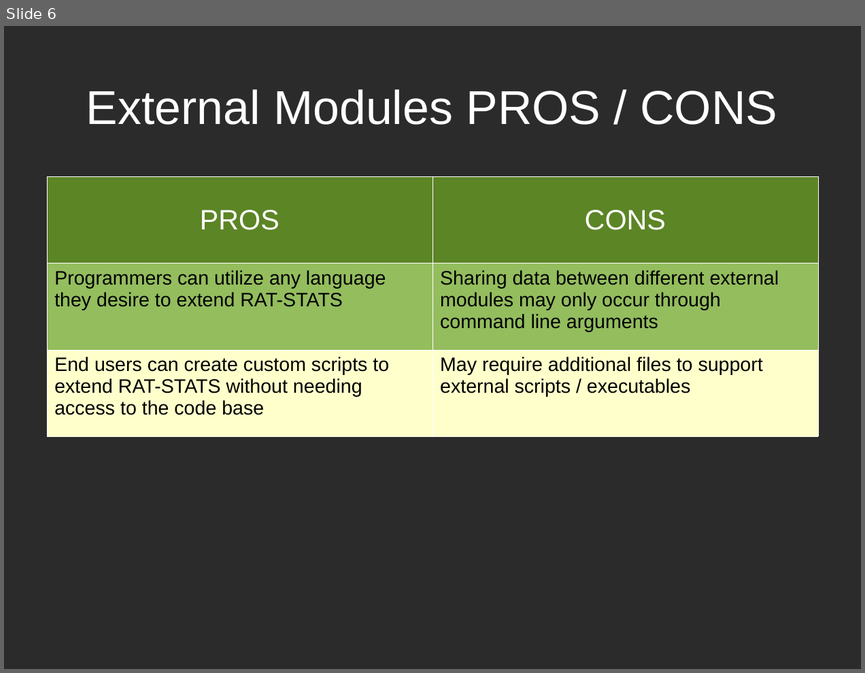
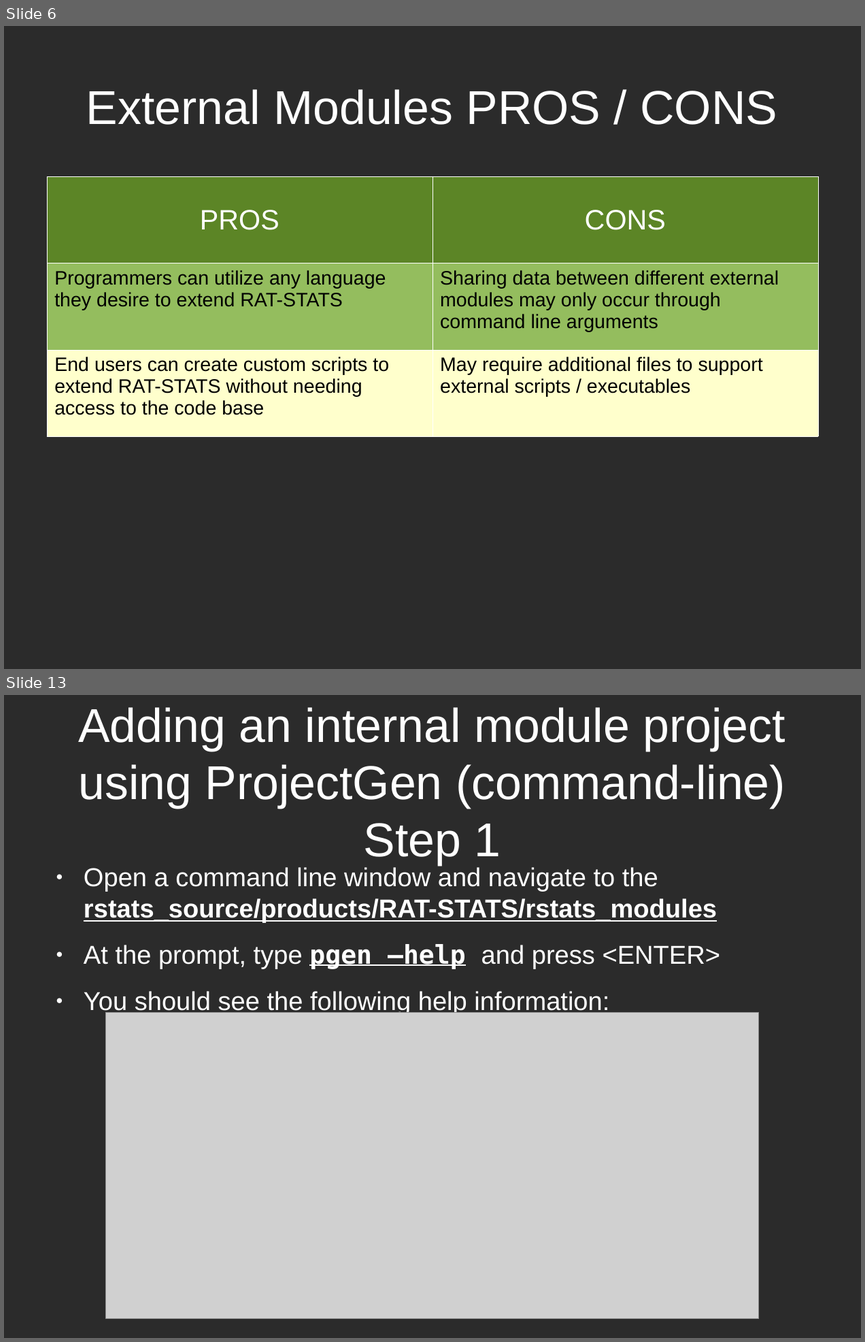
Before and after one commit to cbtek/RStats2017, a slide deck: submission/rstats_help/rstats_module_extensions.odp. Shown one above the other, each under a label of ours: slide 6 before the commit, slides 6 and 13 after it; the slides between them are not shown. The pictures are 865x673 and 865x1342 pixels, drawn with LibreOffice and Linux fonts; fonts in the diff are those of the drawing; grey boxes stand for pictures; background and template pictures are left out; a plain dark background stands for a picture behind light text. Boxes give left, top, right and bottom in pixels: in the first picture for what was removed or moved away, otherwise in the second. Text is boxed around its words. In the diff, an @@ line names an element or a change of style, - is before the commit and + after.

```diff
--- a/submission/rstats_help/rstats_module_extensions.odp
+++ b/submission/rstats_help/rstats_module_extensions.odp
@@ slide 13 added at (4,695,861,1338), background picture (left out) @@
@@ title added at (78,707,785,865), 44 pt, text #FFFFFF @@
+Adding an internal module project using ProjectGen (command-line)
+Step 1
@@ text added at (84,866,720,1015), 24 pt, text #FFFFFF @@
+● Open a command line window and navigate to the rstats_source/products/RAT-STATS/rstats_modules
+● At the prompt, type pgen –help and press <ENTER>
+● You should see the following help information:
@@ picture added at (106,1012,759,1319) @@
```
Also in this commit, not shown: 3 slides changed, 18 other slides added, 16 other files.
